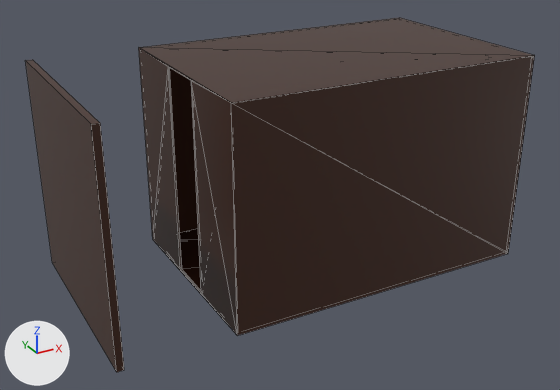
Renders of the OBJ model Assets/Graphics/Wagon.obj from each side of a commit.
Before and after are seen from a camera (50 mm lens) standing at (-3.81, -5.92, 3.65) and looking at (-0.6, -0.09, 0.73). Every picture has the same lights, and +X, +Y and +Z are marked at lower left. Mesh edges are drawn as thin lines. Where no turn or scale is listed for an object, it has been applied to the vertices. Vertices at the same position are counted once.

The first picture shows 'Cube_Cube.001', 'Wagon'.
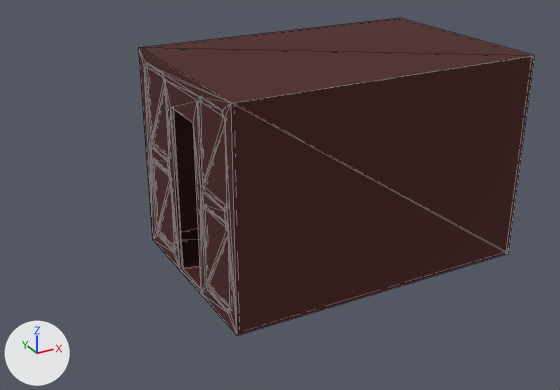
The change in detail:
Picture 'Wagon.png' (img_wagon_png) is new.
Material 'palette.001' (mat_palette_001) is new.
Its texture is img_wagon_png.
Its roughness is 1.0.
me_wagon is used by ob_wagon; location (0.0, 0.0, 0.0).
me_wagon had 32 vertices, 64 faces and spanned x -1.5..1.5, y -1.0..1.0, z 0.0..2.0.
me_wagon now has 182 vertices, 364 faces and spans x -1.5..1.5, y -1.0..1.0, z 0.0..2.0.
Part 1, on me_wagon:
8 vertices are removed from x -1.5..-1.48, y -0.98..0.98, z 0.02..1.98.
27 faces are deleted.
2 vertices move from x -1.48, y -0.25..0.25, z 0.02 to x -1.47, y -0.25..0.25, z 0.02.
129 vertices are added at x -1.5..-1.47, y -0.98..0.98, z 0.02..1.98.
16 new vertices lie (0.0, 0.42, 0.0) away from vertices in x -1.47, y -0.83..0.41, z 0.12..1.89.
8 new vertices lie (0.0, 0.05, 0.0) away from vertices in x -1.47, y -0.41..0.83, z 0.17..1.84.
5 new vertices lie (0.0, -0.05, 0.0) away from vertices in x -1.47, y -0.83..0.41, z 0.17..1.84.
327 new faces join them.
me_wagon part 2: 37 faces spanning x -1.5..1.5, y -1.0..1.0, z 0.0..2.0 switch from mat_material (brown #3e2011) to mat_palette_001 (picture img_wagon_png).
Object 'Cube_Cube.001' (ob_cube_cube_001) is deleted.

Pixel boxes [x1, y1, x2, y2] of what changed, in the pictures (560 x 390 px):
'Cube_Cube.001', deleted
    before: [25, 60, 124, 372]
part 1 of me_wagon, built on
    both: [139, 48, 237, 335]
part 2 of me_wagon, recoloured
    both: [139, 18, 535, 336]
